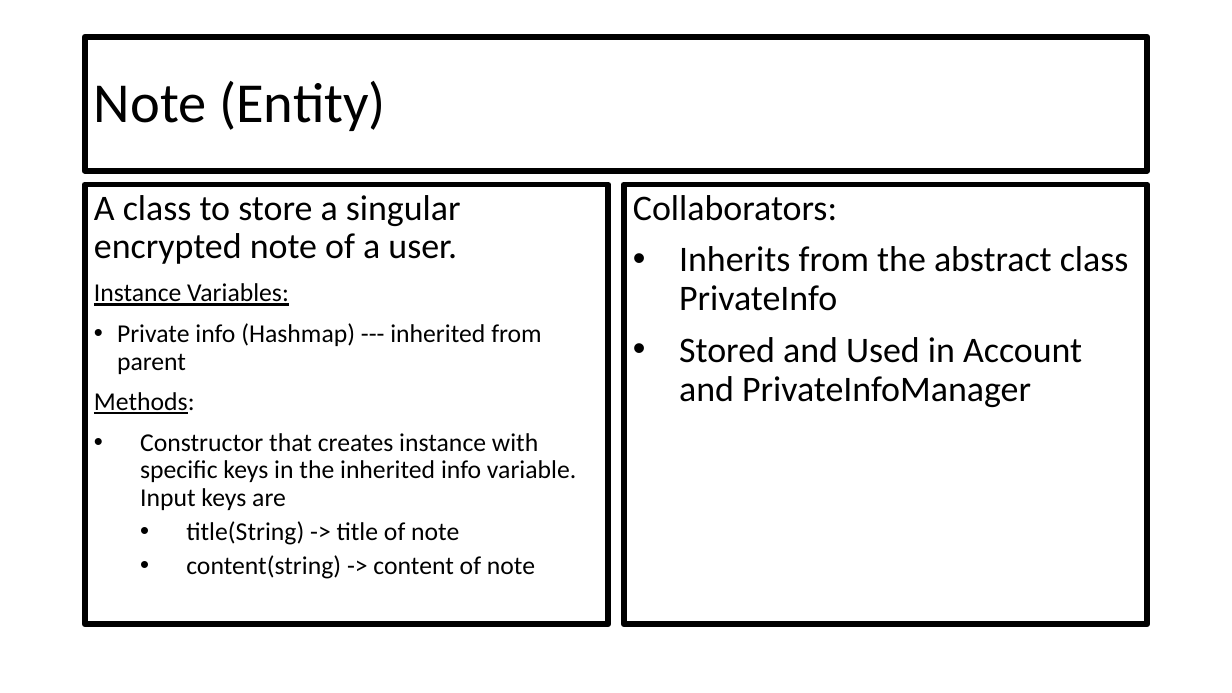
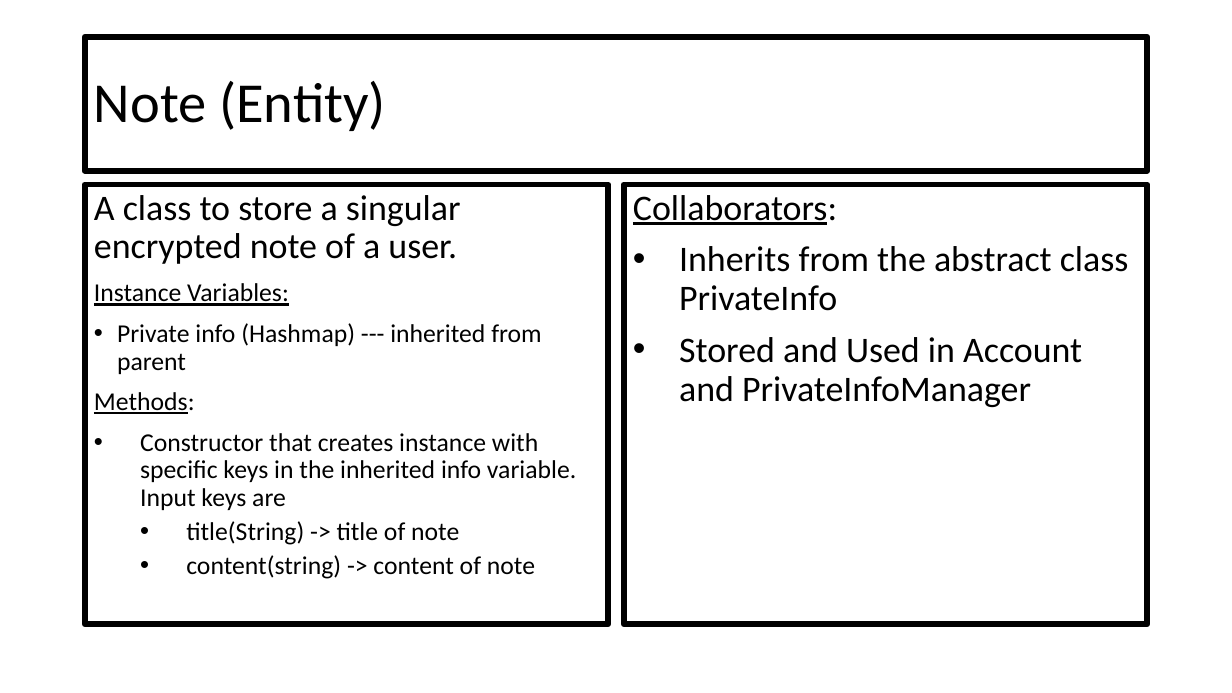
Before and after one commit to CSC207-UofT/course-project-group-020, a slide deck: slide 6 of phase0/CRC Cards.pptx (slide 7 before the commit). Drawn at 1232x693 pixels with LibreOffice and Linux fonts; fonts in the diff are those of the drawing. Boxes give left, top, right and bottom in pixels: in the first picture for what was removed or moved away, otherwise in the second. Text is boxed around its words. In the diff, an @@ line names an element or a change of style, - is before the commit and + after.

```diff
--- a/phase0/CRC Cards.pptx
+++ b/phase0/CRC Cards.pptx
@@ text at <box>633,195,837,225</box>: underline on in "Collaborators:" @@
```
Also in this commit, not shown: 8 other slides changed, 1 slide added.
